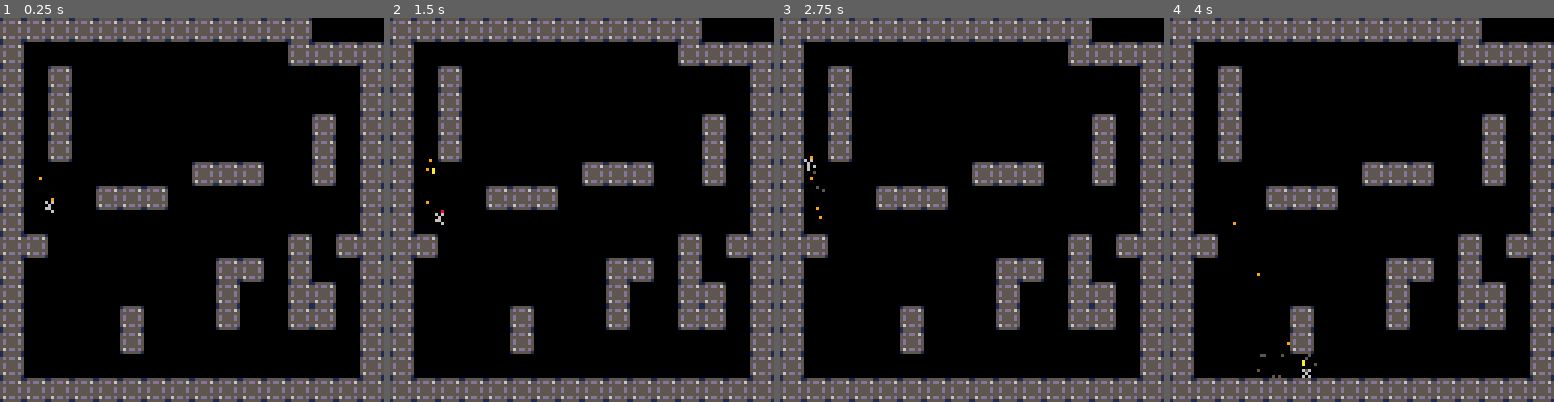
Above: before the commit, frames 1-4 (left to right).
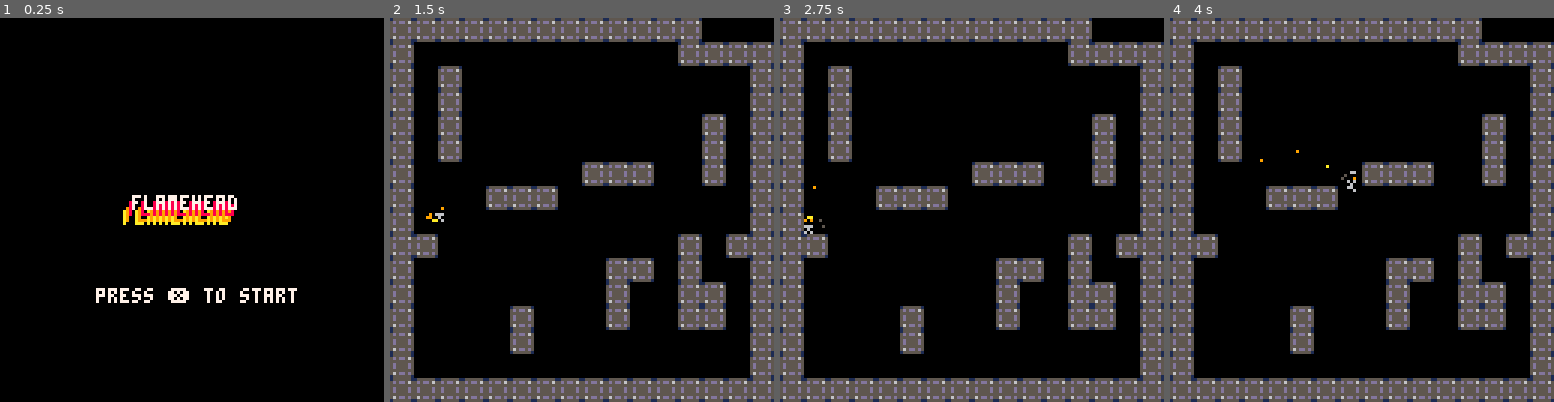
Above: after the commit, the same moments.

Repository: charlietran/pico8-games
Game: PICO-8 cartridge runboi.p8
Two runs of this game, one before a commit and one after it. Both use one fixed random seed, a clock stepped at 60 frames per second and the inputs below.
Inputs:
- Up to frame 1 (0.25 s): no input
- Up to frame 2 (1.5 s): tap O (Z key) at 0.33, 0.7, 1.43 s; tap X (X key) at 1.07 s
- Up to frame 3 (2.75 s): hold Left 1.97-2.37 s; tap X (X key) at 2.07, 2.4, 2.73 s; tap O (Z key) at 2.22 s
- Up to frame 4 (4 s): hold Right 2.87-3.53 s; tap X (X key) at 3.07, 3.4, 3.73 s; tap O (Z key) at 3.1, 3.98 s

The runs differ from the first frame. In frame 1, 36% of the frame differs, in the area x 0-100%, y 0-100%; in frame 2, 0.1%; in frame 3, 0.2%; in frame 4, 0.2%.

Commit message:
Add intro screen

Diff:
--- a/runboi.p8
+++ b/runboi.p8
@@ -28,7 +28,7 @@
 	--game length timer
 	gametime=0
 
-	gamestate="game"
+	gamestate="intro"
 
 	-- camera shake values
 	shakex=0
@@ -49,21 +49,32 @@
 end
 
 function _update60()
-	for object in all(objects) do
-		object:update()
+	if gamestate=="game" then
+		for object in all(objects) do
+			object:update()
+		end
+	elseif gamestate=="intro" then
+		intro:update()
 	end
 end
 
 function _draw()
-	--clear screen, reset camera
 	cls()
 
+	if gamestate=="game" then
+		_drawgame()
+	elseif gamestate=="intro" then
+		intro:draw()
+	end
+end
+
+function _drawgame()
 	--reset camera
 	camera(0,0)
 
 	-- debug=true
-	debugrow=0
 	if debug then
+		debugrow=0
 		-- debugprint("x velocity: " .. player.vx)
 		-- debugprint("y velocity: " .. player.vy)
 		debugprint("run timer: " .. player.runtimer)
@@ -631,6 +642,43 @@
 		)
 	end
 end
+
+
+--------------------------------
+-->8
+--intro object------------------
+intro={}
+intro.t=0
+intro.r=2
+intro.draw=function()
+	intro.t+=2/360
+	if(intro.t>1)intro.t=0
+	for i=10,7,-1 do
+		print(
+			"flamehead",
+			52 + intro.r * i*sin(intro.t),
+			48 + intro.r * i*cos(intro.t),
+			i
+		)
+	end
+
+	print(
+		"press ❎ to start",
+		32,
+		90,
+		7
+	)
+
+end
+
+intro.update=function()
+	if btnp(4) or btnp(5) then
+		gamestate="game"
+	end
+end
+
+
+
 
 __gfx__
 000000001555555144444444cd1d1d1c444444444444444444444444444444440505505000000000000000000000000000000000000000000000000000000000
